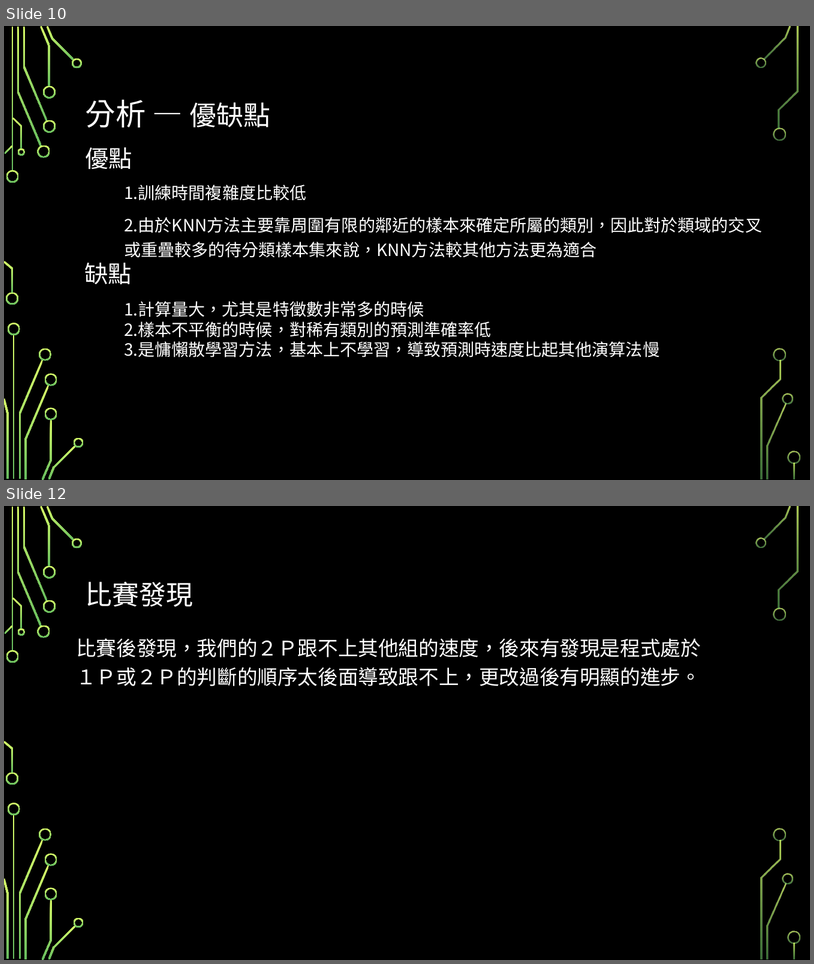
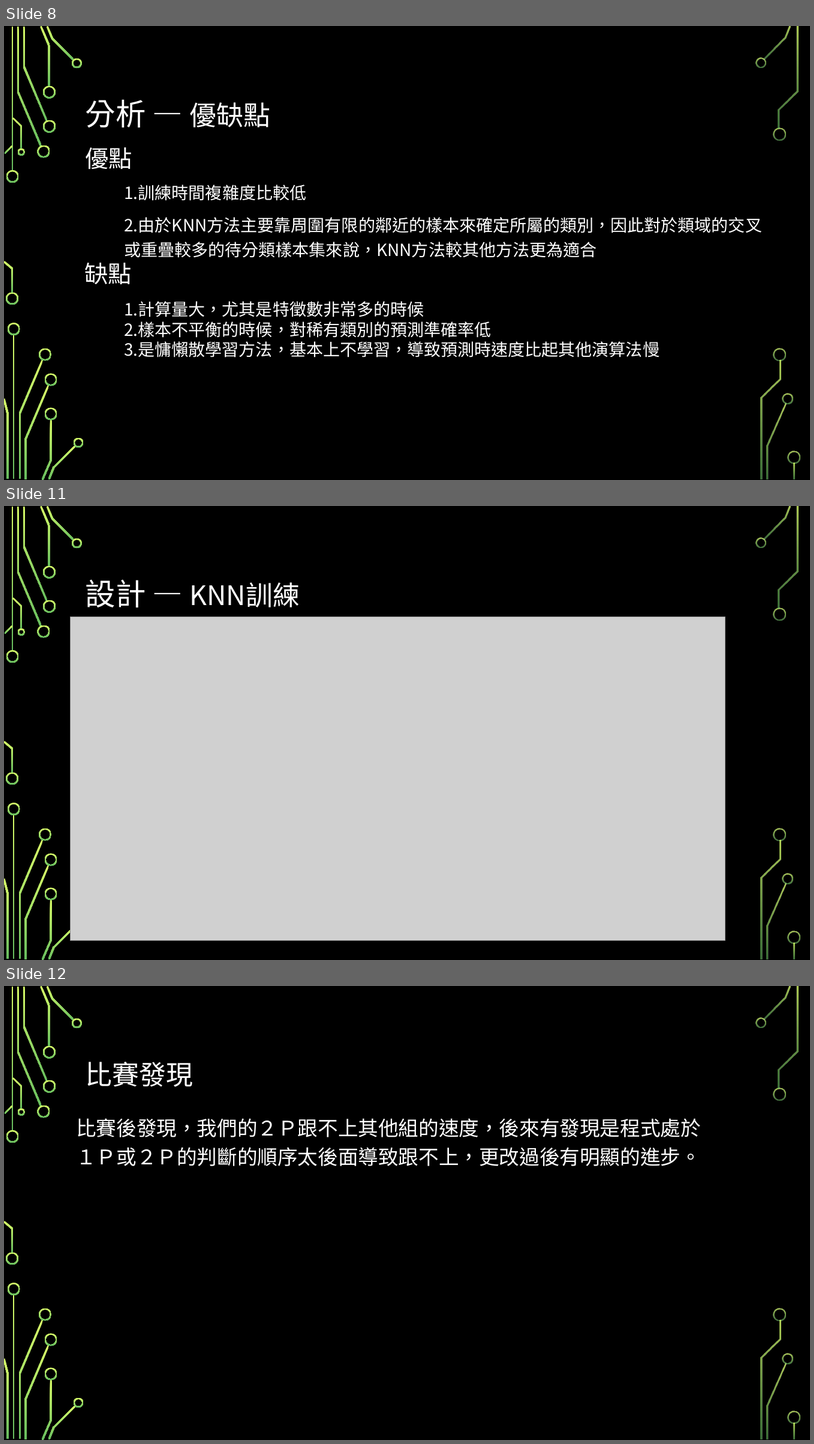
Before and after one commit to Huang-Po-Wei/Machine-learning, a slide deck: 機器學習.pptx. Shown one above the other, each under a label of ours: slides 10 and 12 before the commit, slides 8, 11 and 12 after it; the slides between them are not shown. The pictures are 814x964 and 814x1444 pixels, drawn with LibreOffice and Linux fonts; fonts in the diff are those of the drawing; grey boxes stand for pictures; background and template pictures are left out. Boxes give left, top, right and bottom in pixels: in the first picture for what was removed or moved away, otherwise in the second. Text is boxed around its words. In the diff, an @@ line names an element or a change of style, - is before the commit and + after.

```diff
--- a/機器學習.pptx
+++ b/機器學習.pptx
@@ slide 11 added at (x1=4, y1=506, x2=810, y2=960), background picture (left out); not listed: 35 template elements that a slide beside it also shows @@
@@ title added at (x1=86, y1=579, x2=300, y2=607), 32 pt, text #FFFFFF @@
+設計 — KNN訓練
@@ picture added at (x1=70, y1=617, x2=726, y2=940) @@
@@ what was slide 10 is now slide 8 @@
```
Also in this commit, not shown: 2 other slides added, 3 slides removed.
